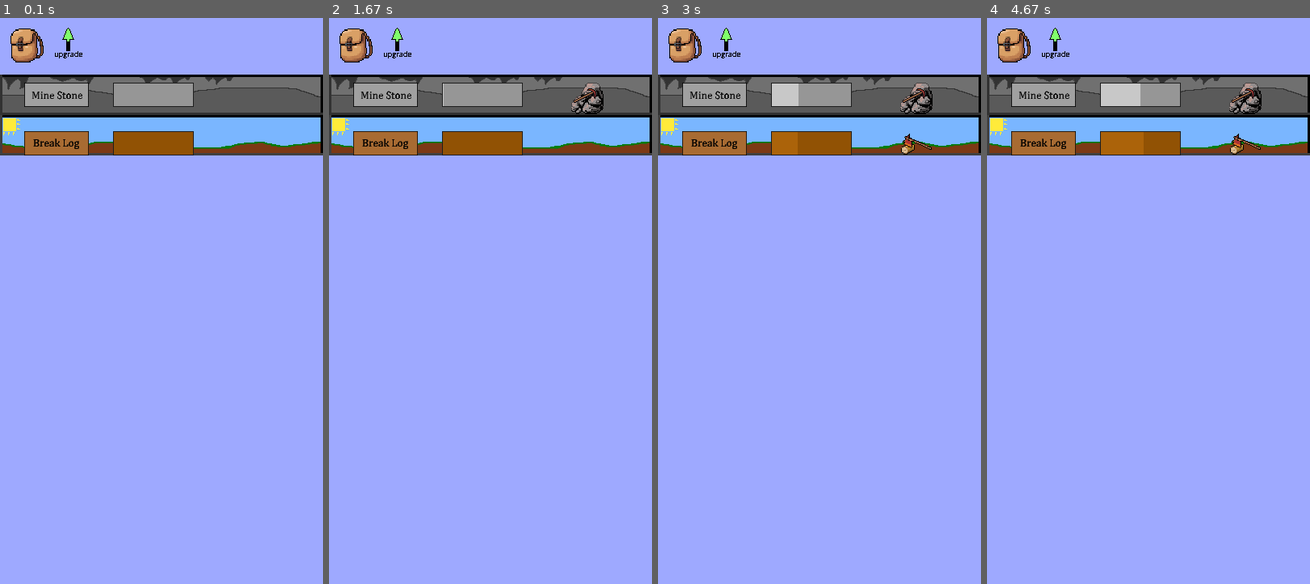
Above: before the commit, frames 1-4 (left to right).
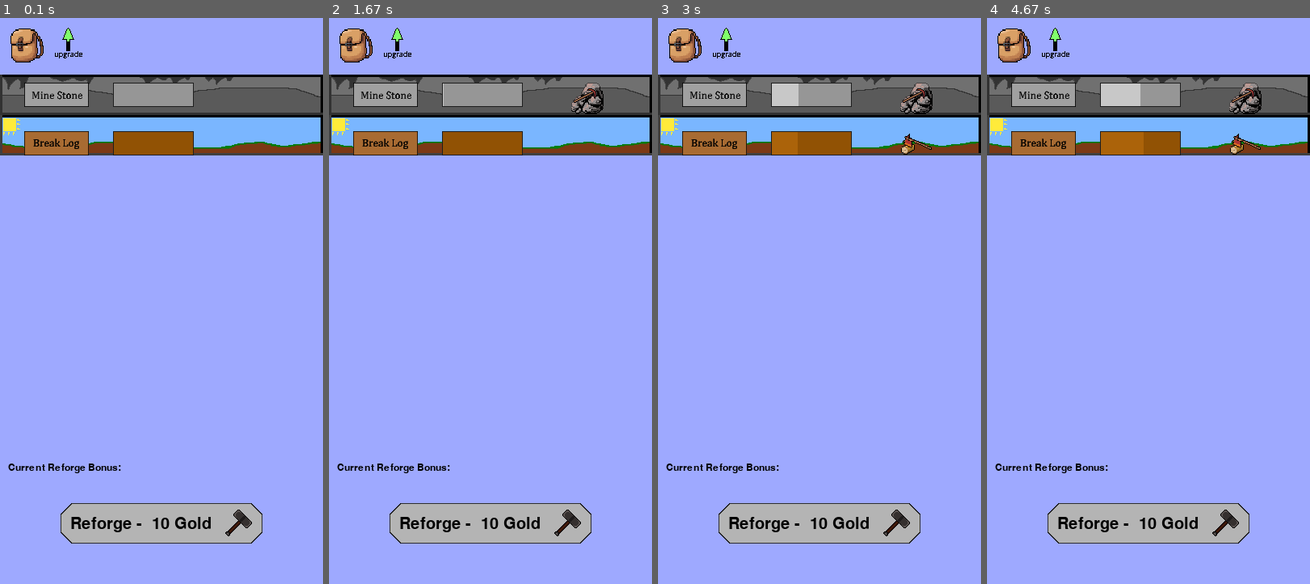
Above: after the commit, the same moments.

Repository: bry-ce/incrementalgame
Game: pygame game, started from clicker.py
Two runs of this game, one before a commit and one after it. Both use one fixed random seed, a clock stepped at 60 frames per second and the inputs below.
Inputs (mouse positions are in pixels of both pictures, inside the frame that each line leads up to):
- Up to frame 1 (0.1 s): no input
- Up to frame 2 (1.67 s): click (490, 301) at 0.4 s; click (490, 521) at 0.73 s, where only the run after the commit has a clickable "Reforge - 10 Gold"; click (406, 91) at 1.57 s
- Up to frame 3 (3 s): click (716, 142) at 1.9 s
- Up to frame 4 (4.67 s): click (1012, 46) at 3.23 s; click (1284, 46) at 3.57 s; click (1054, 46) at 3.9 s; click (1012, 46) at 4.23 s; click (1284, 46) at 4.57 s

The runs differ from the first frame. In frame 1, 4.6% of the frame differs, in the area x 2-82%, y 78-93%; in frame 2, 4.6%; in frame 3, 4.6%; in frame 4, 4.6%.

Commit message:
added reforge

Diff:
--- a/clicker.py
+++ b/clicker.py
@@ -27,6 +27,10 @@
 pickUpgradeStonePrice = (3*picklvl)
 pickUpgradeWoodPrice = (2*picklvl)
 
+reforgeFont = pygame.font.Font(pygame.font.get_default_font(), 20)
+reforgeText = reforgeFont.render("Reforge -  10 Gold", True, (0,0,0))
+reforgeTextRect = pygame.rect.Rect(87, 616, 300, 200)
+bonusText = smallfont.render("Current Reforge Bonus: ", True, (0,0,0))
 
 pickUpgradeText = font.render("Upgrade Pickaxe", True, (0,0,0))
 pickUpgradeTextRect = pygame.rect.Rect(90, 130, 100, 100)
@@ -99,7 +103,8 @@
                         pickUpgradeStonePrice = (3*picklvl)
                         pickUpgradeWoodPrice = (2*picklvl)
                         pickUpgradePriceText = smallfont.render(str(pickUpgradeStonePrice) + " Stone, " + str(pickUpgradeWoodPrice) + " wood", True, (0,0,0))
-
+                elif onClick(regforgeButtonRect):
+                    reforgeButton = reforgeDown
 
     stone = stoneBar.resource
     wood = woodBar.resource
@@ -119,12 +124,12 @@
         screen.blit(pickUpgradeText, pickUpgradeTextRect)
         screen.blit(pickUpgradePriceText, pickUpgradePriceRect)
     else:
-        screen.blit(cavebg, cavebgRect)
-        screen.blit(woodbg, woodbgRect)
-        screen.blit(woodButton, woodButtonRect)
-        screen.blit(stoneButton, stoneButtonRect)
+        screen.blit(cavebg, cavebgRect); screen.blit(stoneButton, stoneButtonRect)
+        screen.blit(woodbg, woodbgRect); screen.blit(woodButton, woodButtonRect)
         screen.blit(backpack, backpackRect)
         screen.blit(upgradeButton, upgradeRect)
+        screen.blit(reforgeButton, regforgeButtonRect); screen.blit(reforgeText, reforgeTextRect)
+        screen.blit(bonusText, (10, 550))
         stoneBar.update()
         woodBar.update()
 
@@ -151,6 +156,7 @@
     woodButton = woodButtonUp
     stoneButton = stoneButtonUp
     pickUpButton = pickaxeUpgradeUp
+    reforgeButton = reforgeUp
     print("stone:", stone, "price: ", pickUpgradeStonePrice, " Level:  " , picklvl)
     pygame.display.flip()
     clock.tick(framerate)
--- a/imageImports.py
+++ b/imageImports.py
@@ -52,3 +52,13 @@
 pickaxeUpgradeUp = pygame.image.load('images\pickaxeUpgradeUp.png')
 pickaxeUpgradeRect = pickaxeUpgradeUp.get_rect(topleft = (75, 120))
 pickUpButton = pickaxeUpgradeUp
+
+anvilImg = pygame.image.load(r'images\anvil.png')
+anvilRect = anvilImg.get_rect()
+
+
+reforgeUp = pygame.image.load(r'images\reforgeUp.png')
+reforgeDown = pygame.image.load(r'images\reforgeDown.png')
+
+reforgeButton = reforgeUp
+regforgeButtonRect = reforgeButton.get_rect(topleft = (75, 600))
Binary file added: images/anvil.png
Binary file added: images/reforgeDown.png
Binary file added: images/reforgeUp.png
